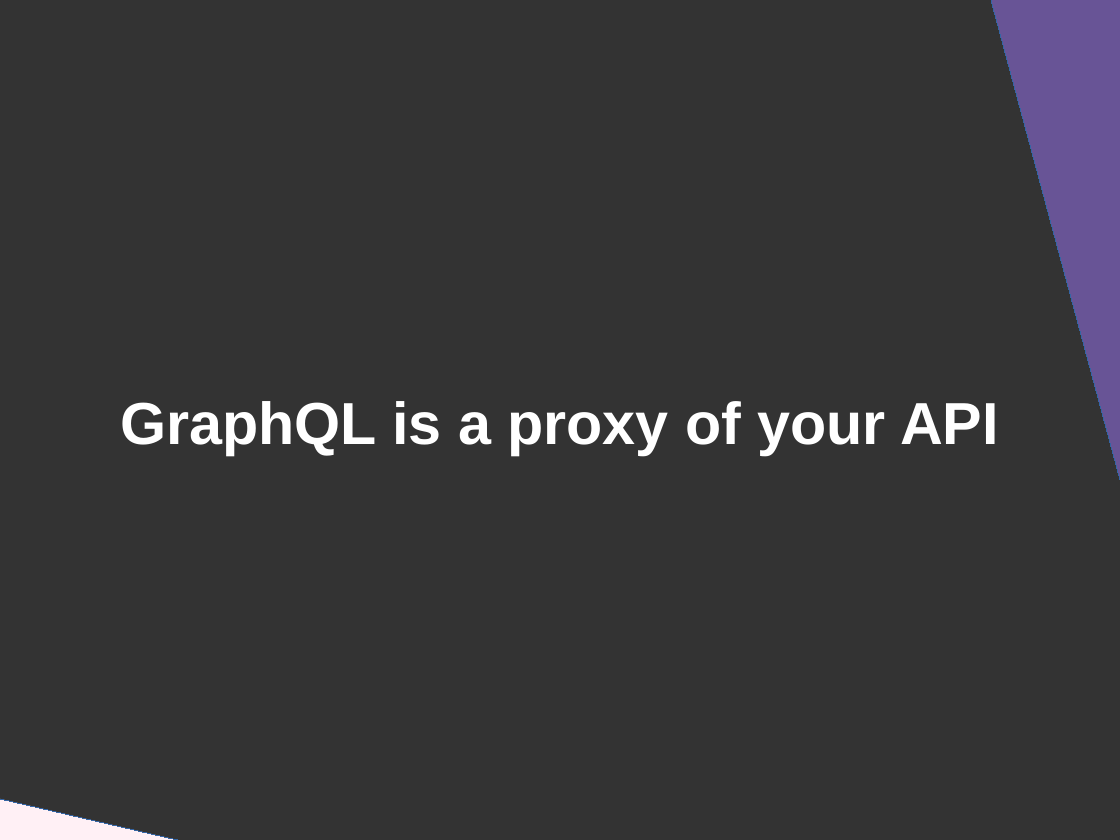
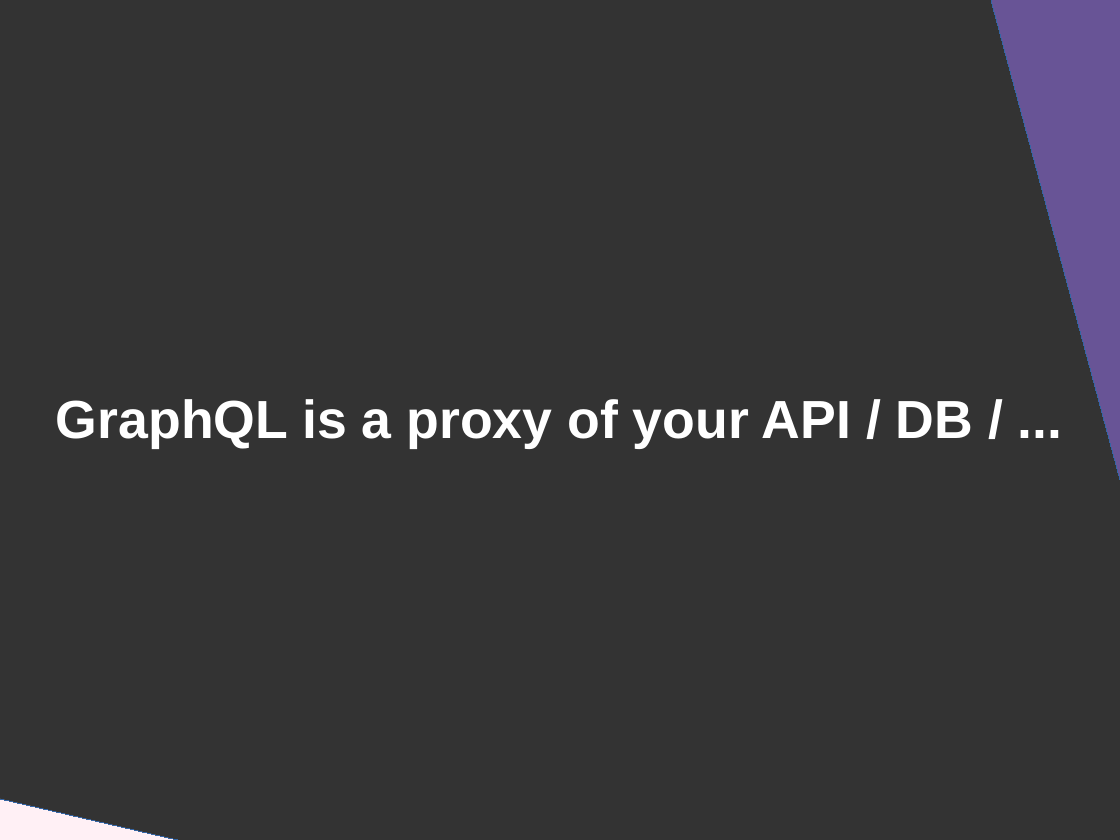
Before and after one commit to DanYellow/presentations, a slide deck: slide 38 of graphql/presentation.odp. Drawn at 1120x840 pixels with LibreOffice and Linux fonts; fonts in the diff are those of the drawing. Boxes give left, top, right and bottom in pixels: in the first picture for what was removed or moved away, otherwise in the second. Text is boxed around its words. In the diff, an @@ line names an element or a change of style, - is before the commit and + after.

```diff
--- a/graphql/presentation.odp
+++ b/graphql/presentation.odp
@@ title at <box>56,399,973,448</box>: text changed; size 42 to 38 pt @@
-GraphQL is a proxy of your API
+GraphQL is a proxy of your API / DB / ...
```
Also in this commit, not shown: 6 other slides changed, 2 slides added, 5 other files.
